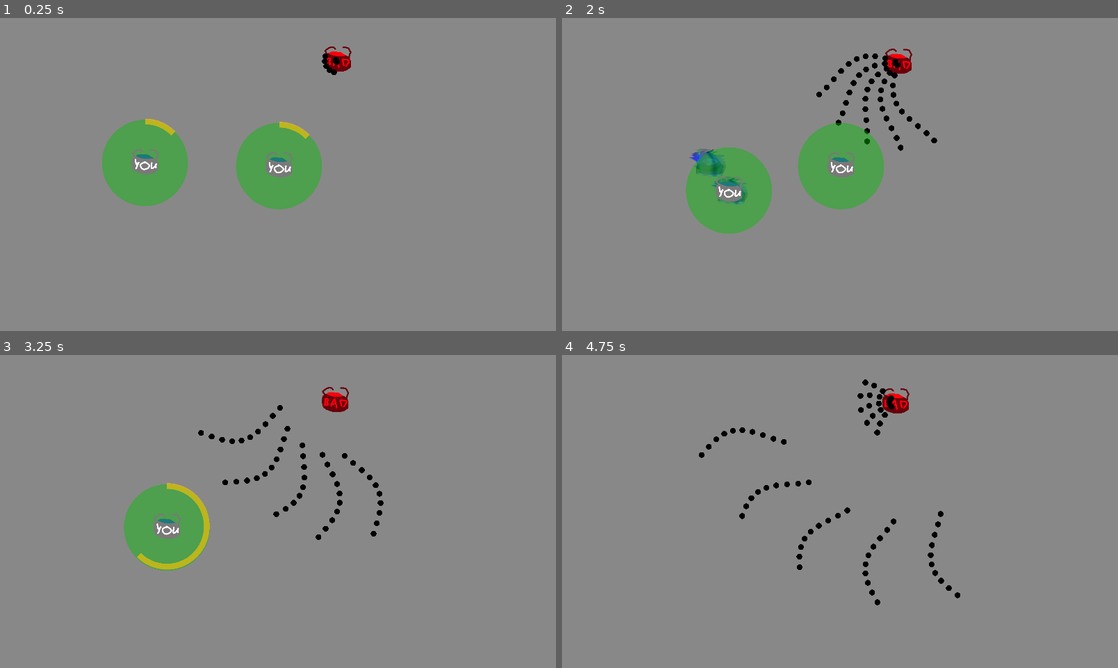
Above: before the commit, frames 1-4 (two rows, left to right).
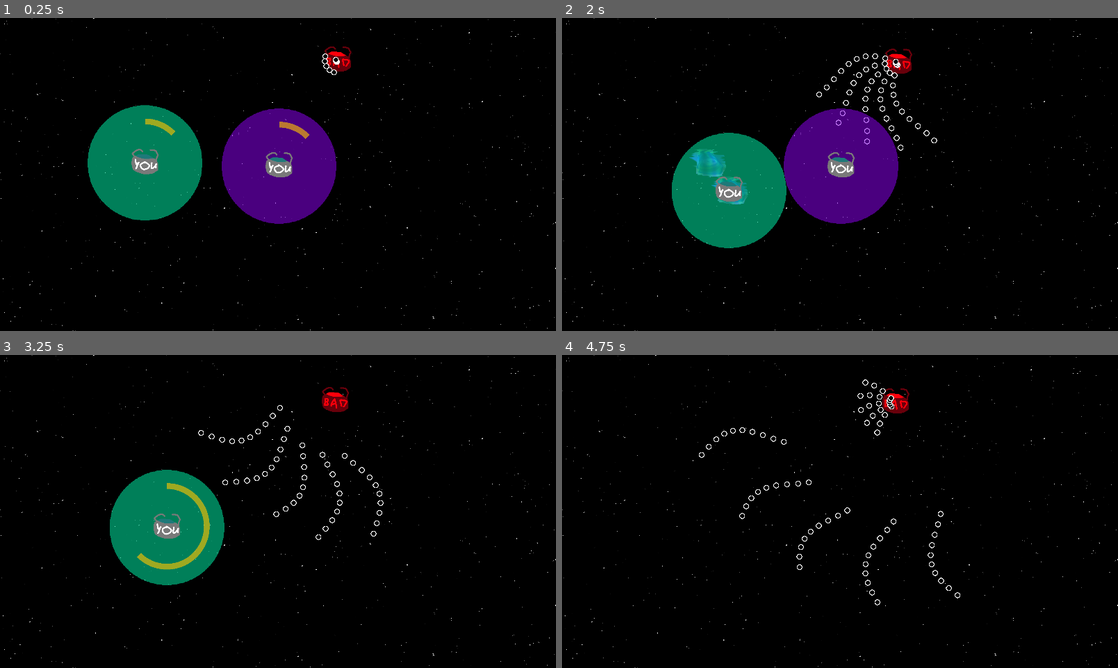
Above: after the commit, the same moments.

Repository: Solid-Squid-Contingent/LD-51
Game: Godot game, scene res://Scenes/Game.tscn
Same seed, same stepped clock (60 frames per second), same inputs: the game is played once before the commit and once after it.
Inputs (mouse positions are in pixels of both pictures, inside the frame that each line leads up to):
- Up to frame 1 (0.25 s): no input
- Up to frame 2 (2 s): move the mouse to (962, 158) at 0.52 s; press the mouse at (962, 158) at 0.53 s; move the mouse to (728, 190) at 1.27 s; release the mouse at (728, 190) at 1.28 s; tap Space (advance) at 1.35 s; click (728, 190) at 1.55 s
- Up to frame 3 (3.25 s): move the mouse to (333, 442) at 2.02 s; press the mouse at (333, 442) at 2.03 s; move the mouse to (250, 574) at 2.77 s; release the mouse at (250, 574) at 2.78 s; click (250, 574) at 2.85 s
- Up to frame 4 (4.75 s): move the mouse to (1006, 558) at 3.52 s; hold Space (advance) 3.53-4.28 s; click (1006, 558) at 3.8 s; move the mouse to (673, 464) at 4.27 s; click (673, 464) at 4.35 s

The runs differ from the first frame. In frame 1, 99% of the frame differs, in the area x 0-100%, y 0-100%; in frame 2, 99%; in frame 3, 99%; in frame 4, 99%.

Commit message:
Make things look nicer

Diff:
--- /dev/null
+++ b/Resources/Shaders/Radius.tres
@@ -0,0 +1,19 @@
+[gd_resource type="Shader" format=2]
+
+[resource]
+code = "shader_type canvas_item;
+
+uniform vec2 otherPlayerCenter1;
+uniform bool otherPlayerAlive1;
+
+varying smooth vec2 local_position;
+
+void vertex(){
+    local_position = VERTEX;
+}
+
+void fragment(){
+	if (otherPlayerAlive1 && abs(length(local_position)) >= abs(length(local_position - otherPlayerCenter1))) {
+		discard;
+	}
+}"
--- a/Scenes/Game.tscn
+++ b/Scenes/Game.tscn
@@ -3,7 +3,7 @@
 [ext_resource path="res://Scenes/Player.tscn" type="PackedScene" id=1]
 [ext_resource path="res://Scenes/Enemy.tscn" type="PackedScene" id=2]
 [ext_resource path="res://Scripts/Game.gd" type="Script" id=3]
-[ext_resource path="res://Resources/Graphics/UI/Menu_Background.png" type="Texture" id=5]
+[ext_resource path="res://Resources/Graphics/Background.png" type="Texture" id=4]
 [ext_resource path="res://Scenes/HUD.tscn" type="PackedScene" id=6]
 
 [node name="Game" type="Node2D"]
@@ -12,8 +12,8 @@
 
 [node name="HUD" parent="." instance=ExtResource( 6 )]
 
-[node name="Sprite" type="Sprite" parent="."]
-texture = ExtResource( 5 )
+[node name="Background" type="Sprite" parent="."]
+texture = ExtResource( 4 )
 centered = false
 
 [node name="Player" parent="." instance=ExtResource( 1 )]
--- a/Scenes/Player.tscn
+++ b/Scenes/Player.tscn
@@ -1,10 +1,17 @@
-[gd_scene load_steps=7 format=2]
+[gd_scene load_steps=9 format=2]
 
 [ext_resource path="res://Scripts/Player.gd" type="Script" id=1]
 [ext_resource path="res://Resources/Graphics/Player.png" type="Texture" id=2]
 [ext_resource path="res://Resources/Graphics/Target.png" type="Texture" id=3]
 [ext_resource path="res://Resources/Graphics/PlayerRadius.png" type="Texture" id=4]
 [ext_resource path="res://Resources/Graphics/Charge.png" type="Texture" id=5]
+[ext_resource path="res://Resources/Shaders/Radius.tres" type="Shader" id=6]
+
+[sub_resource type="ShaderMaterial" id=2]
+resource_local_to_scene = true
+shader = ExtResource( 6 )
+shader_param/otherPlayerCenter1 = null
+shader_param/otherPlayerAlive1 = null
 
 [sub_resource type="CircleShape2D" id=1]
 radius = 35.0
@@ -16,6 +23,7 @@
 script = ExtResource( 1 )
 
 [node name="Radius" type="Sprite" parent="."]
+material = SubResource( 2 )
 texture = ExtResource( 4 )
 
 [node name="Sprite" type="Sprite" parent="."]
--- a/Scripts/Player.gd
+++ b/Scripts/Player.gd
@@ -3,22 +3,42 @@
 onready var target = $Target
 onready var moveTimer = $MoveTimer
 onready var chargeProgressBar = $ChargeProgress
+onready var moveRadiusSprite = $Radius
 
 const riftScene = preload("res://Scenes/Rift.tscn")
 
-const movementRange = 150
+const movementRange = 200
+
+func _ready():
+	moveRadiusSprite.modulate = Color.from_hsv(randf(), 1.0, 1.0, 0.5)
+	self.get_tree().call_group('player', 'playerMoved')
 
 func _input(event):
 	if event.is_action_pressed('move') or (event is InputEventMouseMotion and Input.is_action_pressed('move')):
-		moveTo(event.position)
+		moveTargetTo(event.position)
 
 func _process(_delta):
 	chargeProgressBar.value = 1 - moveTimer.time_left / moveTimer.wait_time
 
-func moveTo(targetPos):
-	if (targetPos - position).length() < movementRange:
+func moveTargetTo(targetPos):
+	var dist = (targetPos - position).length()
+	if dist < movementRange:
+		for player in self.get_tree().get_nodes_in_group('player'):
+			var d = (targetPos - player.position).length()
+			if d < dist:
+				return
 		target.visible = true
 		target.position = targetPos - position
+
+func playerMoved():
+	var index = 1
+	for player in self.get_tree().get_nodes_in_group('player'):
+		if player != self and not player.is_queued_for_deletion():
+			moveRadiusSprite.material.set_shader_param("otherPlayerAlive" + String(index), true)
+			moveRadiusSprite.material.set_shader_param("otherPlayerCenter" + String(index), to_local(player.global_position))
+			index += 1
+	for i in range(index, 2):
+		moveRadiusSprite.material.set_shader_param("otherPlayerAlive" + String(i), false)
 
 func spawnRift():
 	var rift = riftScene.instance()
@@ -31,8 +51,10 @@
 		position += target.position
 		target.visible = false
 		spawnRift()
+		self.get_tree().call_group('player', 'playerMoved')
 
 
 func _on_Player_area_entered(area):
 	area.queue_free()
 	queue_free()
+	self.get_tree().call_group('player', 'playerMoved')
--- a/project.godot
+++ b/project.godot
@@ -17,10 +17,6 @@
 config/name="Ludum Dare 51"
 run/main_scene="res://Scenes/Game.tscn"
 config/icon="res://icon.png"
-
-[debug]
-
-settings/stdout/print_fps=true
 
 [display]
 
Binary file added: Resources/Graphics/Background.png
Not shown, added: Resources/Graphics/Background.png.import
Binary file changed: Resources/Graphics/Bullet.png
Binary file changed: Resources/Graphics/PlayerRadius.png
Binary file changed: Resources/Graphics/Target.png
